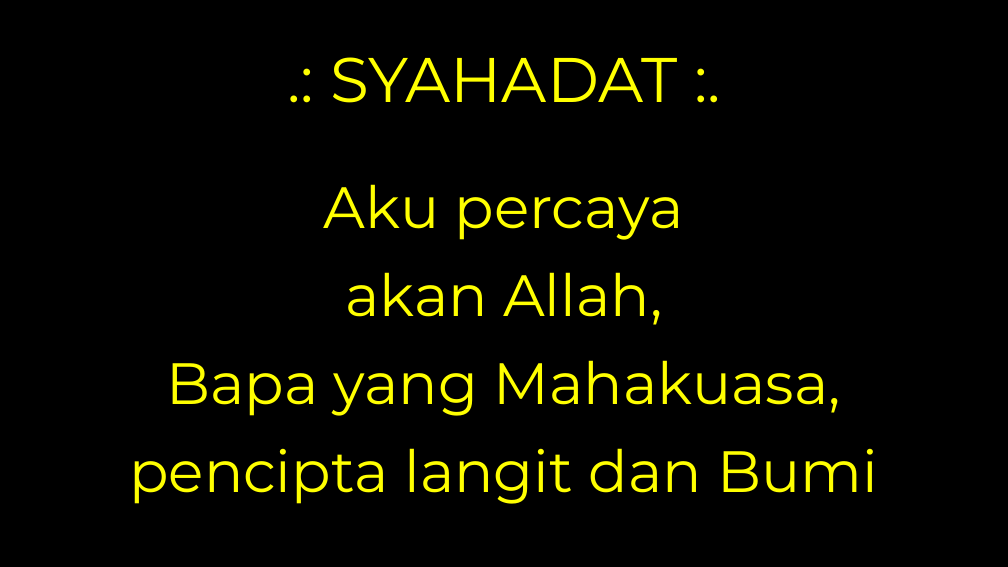
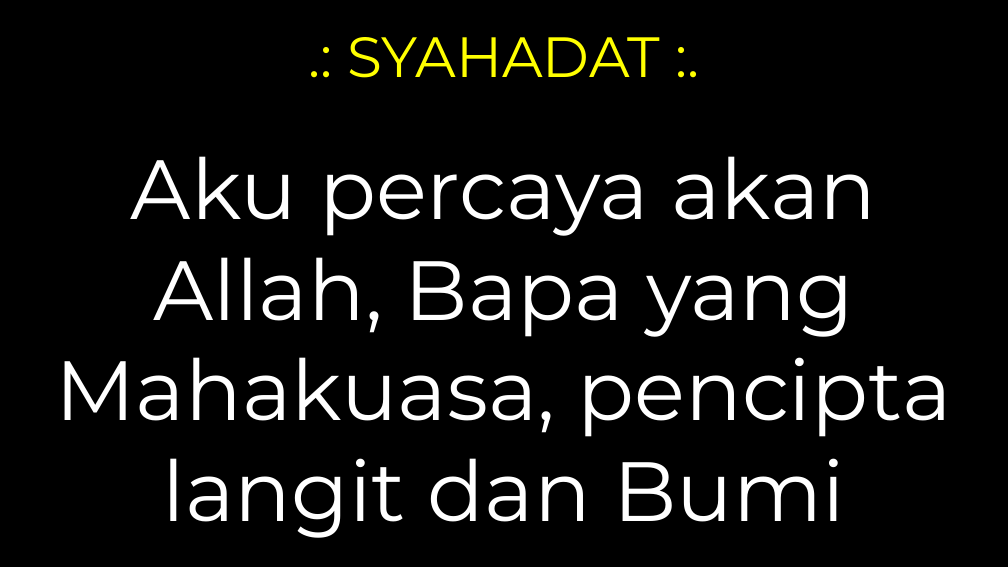
Before and after one commit to laurensius/Slide_Misa_KRC, a slide deck: slide 26 of 2020 11 tanggal 2 Misa Arwah/Slide Misa Arwah.pptx. Drawn at 1008x567 pixels with LibreOffice and Linux fonts; fonts in the diff are those of the drawing; background and template pictures are left out. Boxes give left, top, right and bottom in pixels: in the first picture for what was removed or moved away, otherwise in the second. Text is boxed around its words. In the diff, an @@ line names an element or a change of style, - is before the commit and + after.

```diff
--- a/2020 11 tanggal 2 Misa Arwah/Slide Misa Arwah.pptx
+++ b/2020 11 tanggal 2 Misa Arwah/Slide Misa Arwah.pptx
@@ title ".: SYAHADAT :." at [348, 37, 661, 78]: size 60 to 54 pt @@
@@ text at [55, 156, 952, 538]: text changed; size 55.5 to 80 pt; text colour #FFFF00 to #FFFFFF @@
-Aku percaya
-akan Allah,
-Bapa yang Mahakuasa,
-pencipta langit dan Bumi
+Aku percaya akan Allah, Bapa yang Mahakuasa, pencipta langit dan Bumi
```
Also in this commit, not shown: 31 other slides changed, 1 slide added, 2 slides removed, 10 other files.
